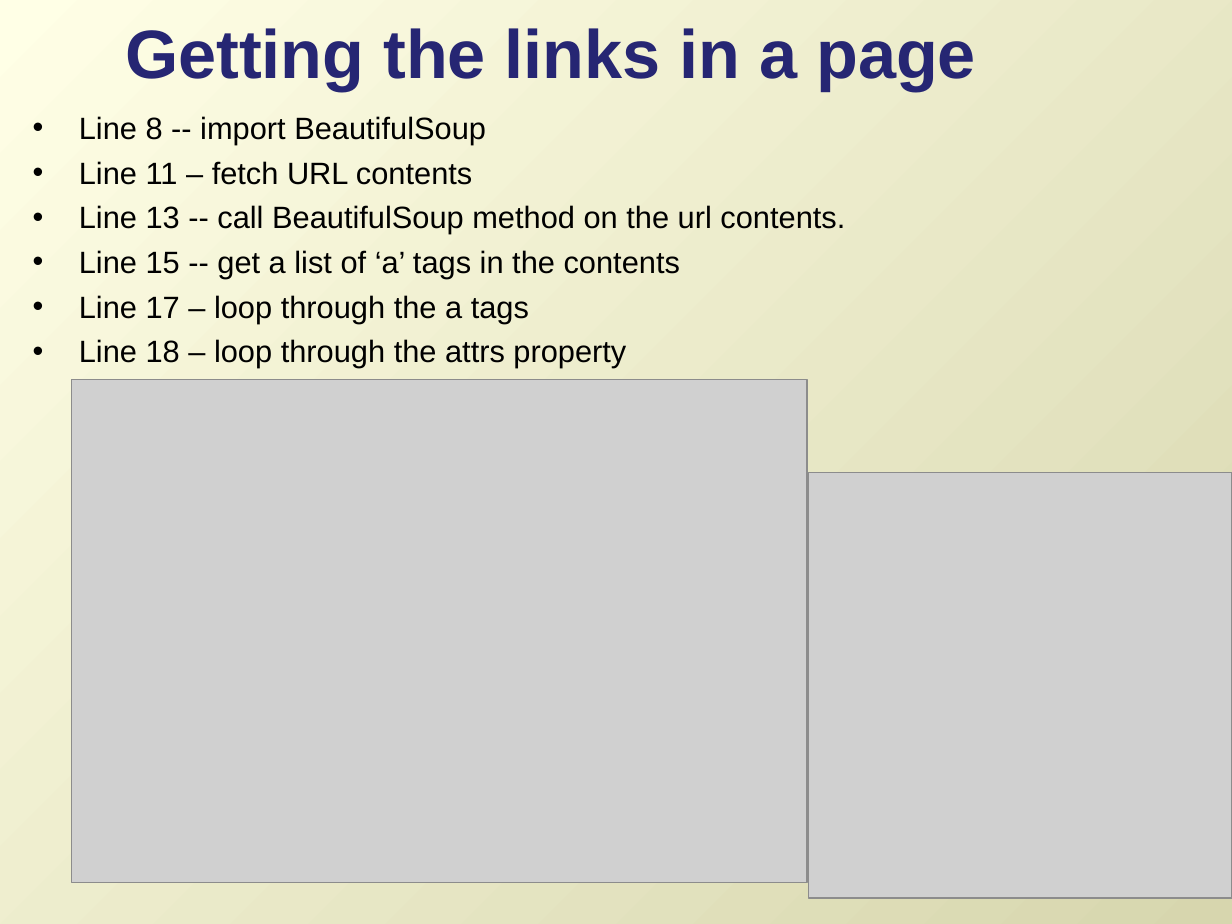
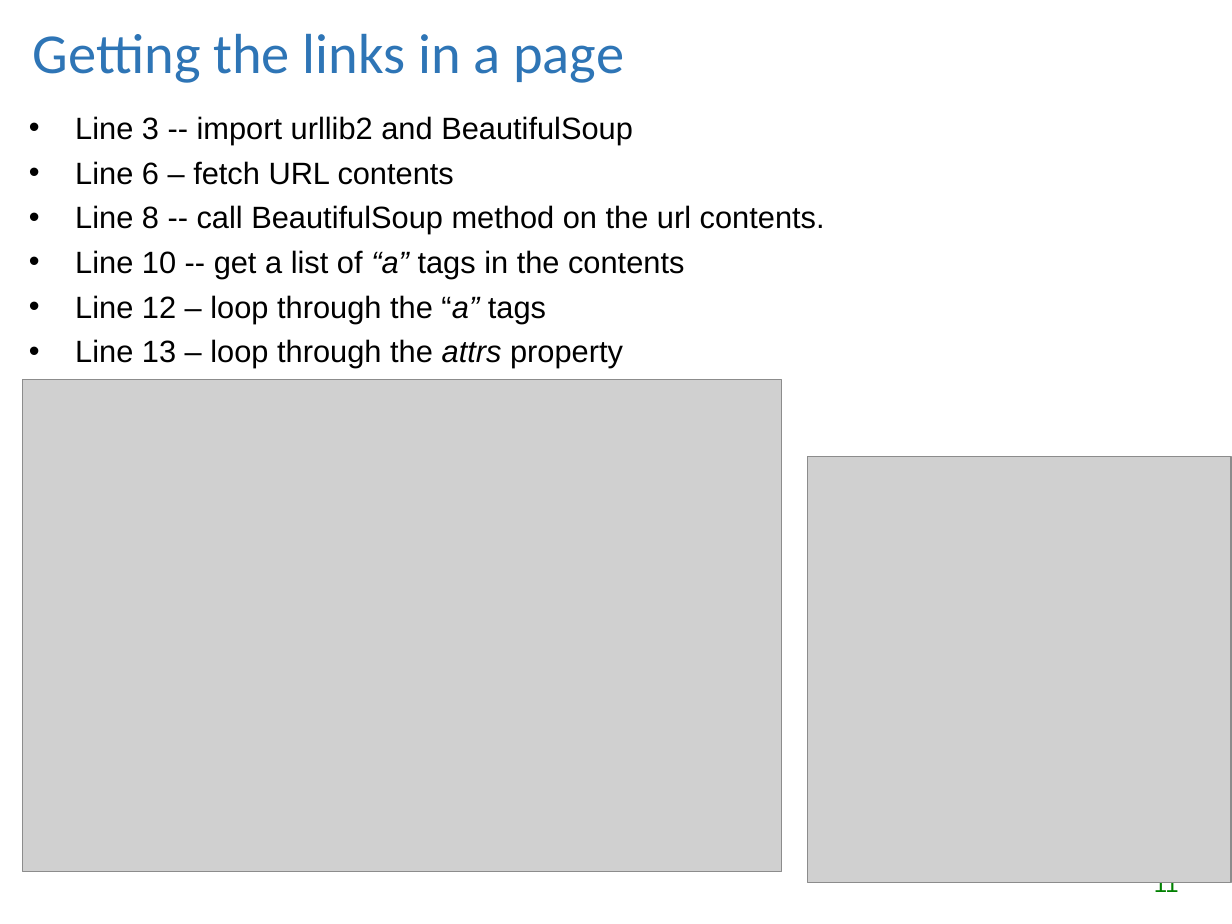
Before and after one commit to lgtateos/gis540, a slide deck: slide 11 of slides/parseMarkup.ppt (slide 14 before the commit). Drawn at 1232x924 pixels with LibreOffice and Linux fonts; fonts in the diff are those of the drawing; grey boxes stand for pictures. Boxes give left, top, right and bottom in pixels: in the first picture for what was removed or moved away, otherwise in the second. Text is boxed around its words. In the diff, an @@ line names an element or a change of style, - is before the commit and + after.

```diff
--- a/slides/parseMarkup.ppt
+++ b/slides/parseMarkup.ppt
@@ background gradient #FFFFE6 to #D7D6AE to #FFFFFF @@
@@ title "Getting the links in a ...": place and size @@
-title "Getting the links in a ..." at (125, 28, 976, 91)
+title "Getting the links in a ..." at (33, 33, 624, 83)
@@ title "Getting the links in a ..." at (33, 33, 624, 83): size 40 to 33 pt, font Arial to Calibri, text colour #262673 to #2E75B6, bold off @@
@@ text at (75, 116, 825, 368): text changed @@
-• Line 8 -- import BeautifulSoup
-• Line 11 – fetch URL contents
-• Line 13 -- call BeautifulSoup method on the url contents.
-• Line 15 -- get a list of ‘a’ tags in the contents
-• Line 17 – loop through the a tags
-• Line 18 – loop through the attrs property
+• Line 3 -- import urllib2 and BeautifulSoup
+• Line 6 – fetch URL contents
+• Line 8 -- call BeautifulSoup method on the url contents.
+• Line 10 -- get a list of “a” tags in the contents
+• Line 12 – loop through the “a” tags
+• Line 13 – loop through the attrs property
@@ picture: place and size @@
-picture at (71, 379, 807, 882)
+picture at (22, 379, 781, 871)
@@ picture: place and size @@
-picture at (808, 472, 1232, 898)
+picture at (807, 457, 1231, 883)
@@ page number at (1154, 882, 1179, 898): text changed @@
-14
+11
```
Also in this commit, not shown: 15 other slides changed, 3 slides added, 3 slides removed.
